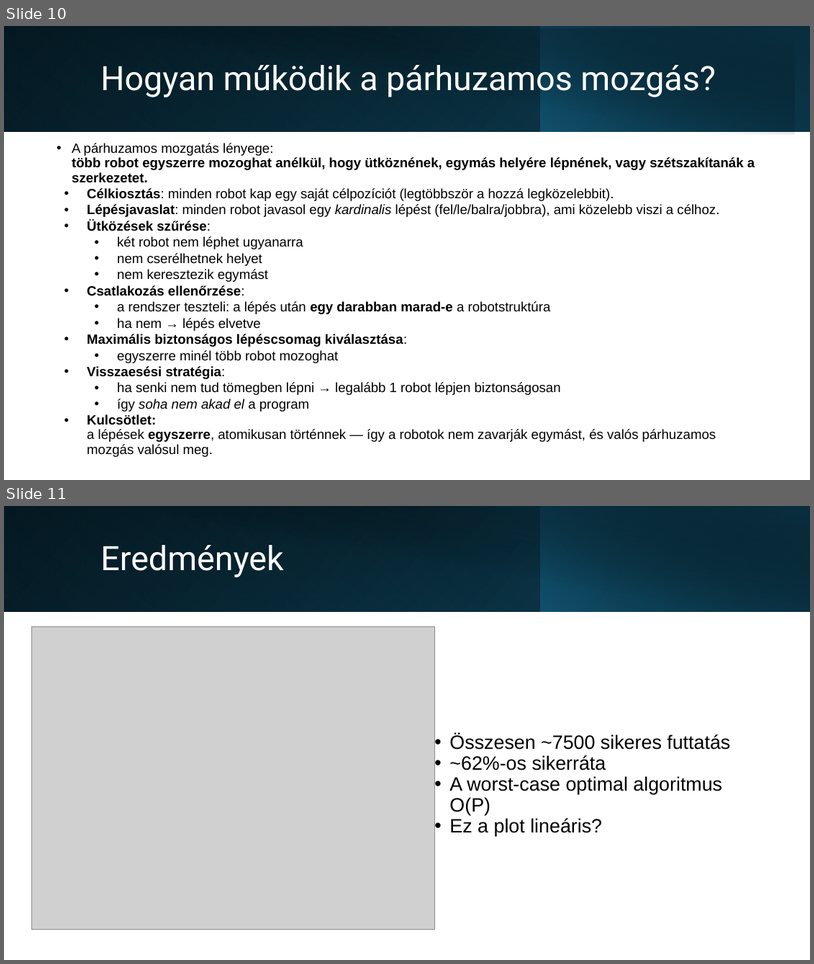
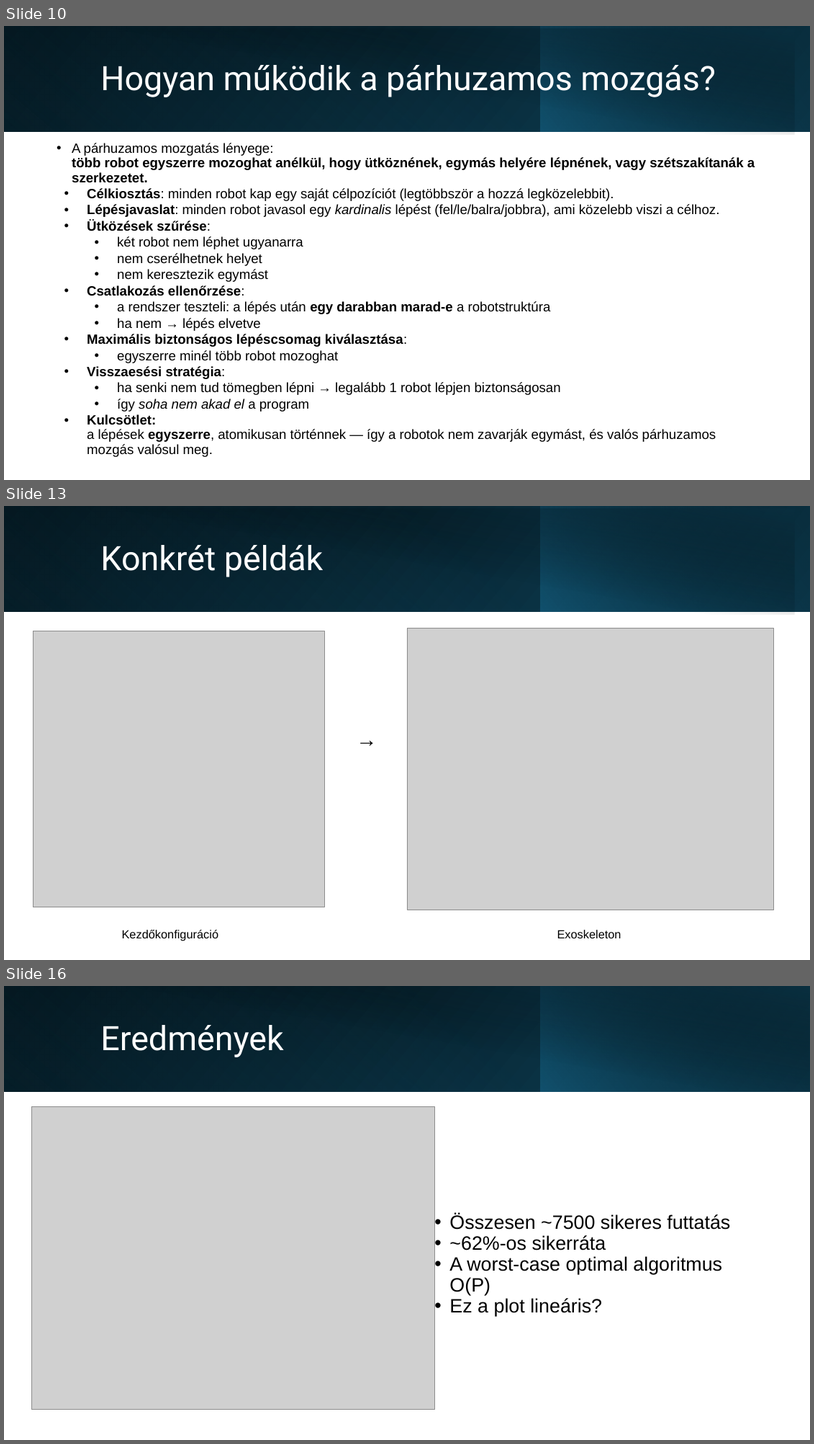
Before and after one commit to xlykoi/Szamitogepes-halozatok, a slide deck: Short_presentation.pptx. Shown one above the other, each under a label of ours: slides 10 and 11 before the commit, slides 10, 13 and 16 after it; the slides between them are not shown. The pictures are 814x964 and 814x1444 pixels, drawn with LibreOffice and Linux fonts; fonts in the diff are those of the drawing; grey boxes stand for pictures. Boxes give left, top, right and bottom in pixels: in the first picture for what was removed or moved away, otherwise in the second. Text is boxed around its words. In the diff, an @@ line names an element or a change of style, - is before the commit and + after.

```diff
--- a/Short_presentation.pptx
+++ b/Short_presentation.pptx
@@ slide 13 added at bbox=[4, 506, 810, 960], background #FFFFFF @@
@@ rectangle added at bbox=[4, 506, 810, 611], fill gradient #000000 to #0F4861 @@
@@ rectangle added at bbox=[4, 506, 541, 611], fill gradient #156082 to #0A3041 @@
@@ rectangle added at bbox=[19, 508, 795, 614], fill gradient #000000 to #0A3041 @@
@@ rectangle added at bbox=[540, 506, 810, 611], fill gradient #156082 to #000000 @@
@@ title added at bbox=[100, 545, 323, 577], 40 pt, text #FFFFFF @@
+Konkrét példák
@@ picture added at bbox=[33, 631, 324, 907] @@
@@ picture added at bbox=[407, 628, 774, 909] @@
@@ text added at bbox=[336, 723, 398, 754], 25 pt, text #000000, bold @@
+→
@@ text added at bbox=[122, 929, 219, 941], 14 pt, text #000000 @@
+Kezdőkonfiguráció
@@ text added at bbox=[558, 929, 622, 938], 14 pt, text #000000 @@
+Exoskeleton
@@ what was slide 11 is now slide 16 @@
```
Also in this commit, not shown: 4 other slides added.
